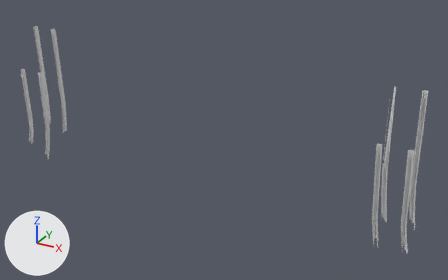
An edit to the OBJ model DarkChaos-Dev/gameitems/Primitive.LM_L_LW9_Parts.obj, drawn before and after from the same camera.
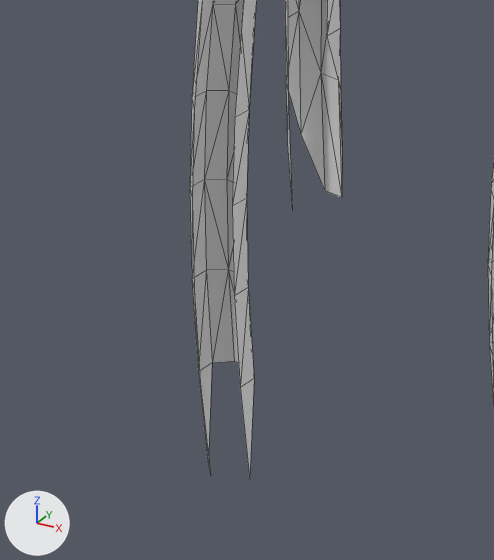
Each version is shown whole from a camera (50 mm lens) standing at (414.0, -794.0, 713.0) and looking at (-2.0, -38.0, 335.0), then close up on the part from 79% to 90% of the width and 73% to 92% of the height. Arrows for +X, +Y and +Z are at lower left; the lights stay in place. The close-ups show mesh edges as thin lines. Where no turn or scale is listed for an object, it has been applied to the vertices. Vertices at the same position are counted once.

In view in the first close-up: 'LM_L_LW9_Parts'.
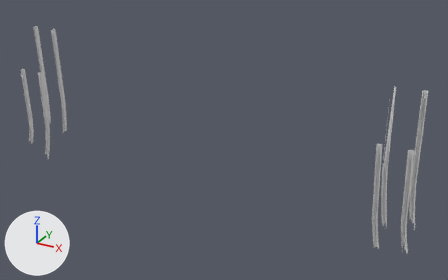
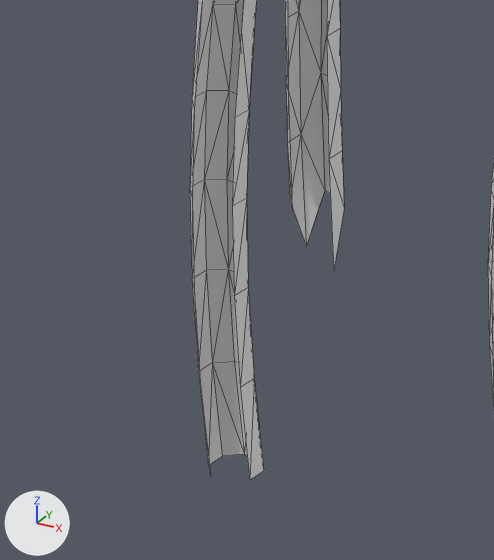
Where the change shows, as pixel boxes [x1, y1, x2, y2] in the close-ups (494 x 560 px):
'LM_L_LW9_Parts', reshaped: before [190, 0, 494, 476]; after [190, 0, 494, 480]
part 1 of me_lm_l_lw9_parts, added: after [209, 39, 344, 480]

What changed in the scene script:
```text
Change me_lm_l_lw9_parts:
    where me_lm_l_lw9_parts.from_pydata(...)  # 453 vertices, 674 faces; spans x -379.0..294.0, y -81.0..-26.0, z 232.0..467.0
    used by ob_lm_l_lw9_parts; location = (0.0, 0.0, 0.0)
    verts and faces of me_lm_l_lw9_parts; kept vertices keep their numbers, new ones are numbered from 453
    before: 145 (249.0, -34.0, 286.0) at pixel (326, 36), 166 (243.0, -31.0, 276.0) at pixel (285, 81), 169 (251.0, -31.0, 277.0) at pixel (340, 90), 176 (245.0, -28.0, 267.0) at pixel (300, 134), 180 (252.0, -31.0, 268.0) at pixel (342, 150)
    before: 185 (244.0, -31.0, 267.0) at pixel (287, 142), 186 (249.0, -26.0, 258.0) at pixel (324, 190), 248 (252.0, -71.0, 256.0), 251 (247.0, -71.0, 256.0) at pixel (212, 362), 257 (250.0, -70.0, 256.0) at pixel (234, 361)
    before: 263 (253.0, -74.0, 257.0) at pixel (254, 378), 289 (249.0, -73.0, 242.0) at pixel (208, 465), 294 (255.0, -76.0, 243.0)
    me_lm_l_lw9_parts part 1
    add verts[453] = (251.0, -33.0, 267.0)  # pixel (328, 159)
    add verts[454] = (245.0, -30.0, 258.0)  # pixel (289, 200)
    add verts[455] = (253.0, -30.0, 259.0)  # pixel (344, 208)
    add verts[456] = (248.0, -27.0, 250.0)  # pixel (306, 246)
    add verts[457] = (253.0, -32.0, 250.0)
    add verts[458] = (252.0, -70.0, 243.0)  # pixel (244, 454)
    add verts[459] = (255.0, -71.0, 243.0)
    add verts[460] = (250.0, -71.0, 242.0)  # pixel (222, 456)
    add verts[461] = (256.0, -74.0, 243.0)  # pixel (263, 470)
    add faces += [(145, 453, 169), (166, 176, 185), (169, 453, 180), (176, 454, 185), (180, 453, 455), (176, 186, 456)]
    add faces += [(176, 456, 454), (453, 457, 455), (248, 458, 257), (251, 257, 458), (248, 263, 459), (248, 459, 458)]
    add faces += [(251, 458, 460), (263, 461, 459), (251, 460, 289), (263, 294, 461)]
```
